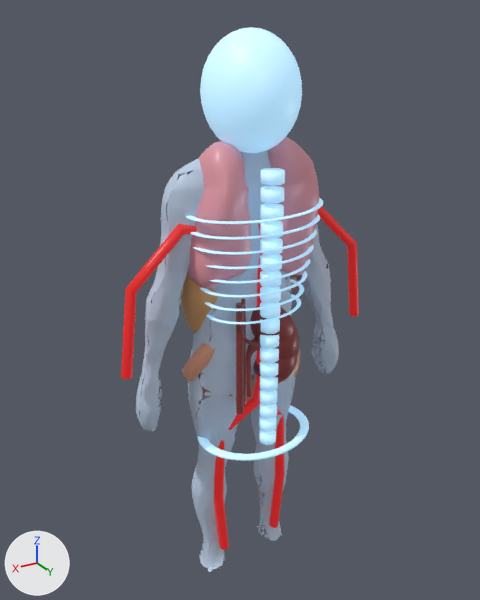
The glTF model frontend/public/twin.glb as it was, and as the next commit left it.
Camera for both pictures: a 50 mm camera at (0.477, 0.762, 0.513) aimed at (0.003, -0.027, 0.118). Every picture has the same lights, and +X, +Y and +Z are marked at lower left. The picture after the commit comes second.

Names of what the first picture shows: 'body_skin', 'organ_intestine', 'organ_kidney_l', 'organ_lung_l', 'organ_stomach', 'organ_vessels', 'skeleton' and 1 more.
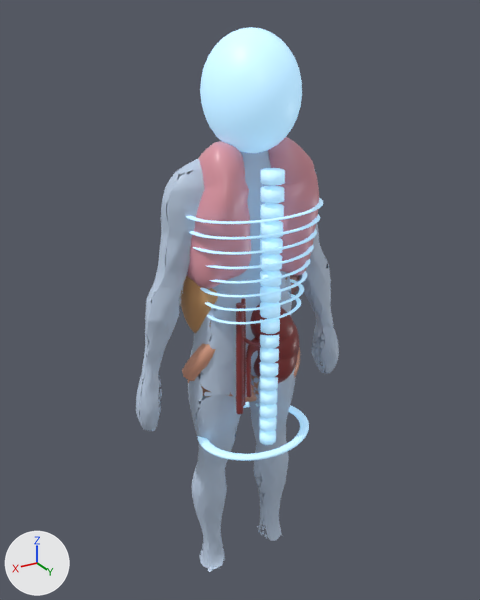
Commit message: 3D: qon tomirlar (vessels) olib tashlandi

What changed in the scene script:
```text
Remove ob_organ_vessels:
    ob_organ_vessels = bpy.data.objects.new('organ_vessels', me_vessels_c)
    ob_organ_vessels.location = (0.0, 0.008, 0.096)
```

Where the change shows, as pixel boxes (x1, y1, x2, y2) in the pictures (480 x 600 px):
'organ_vessels', deleted: before (121, 206, 359, 550)
